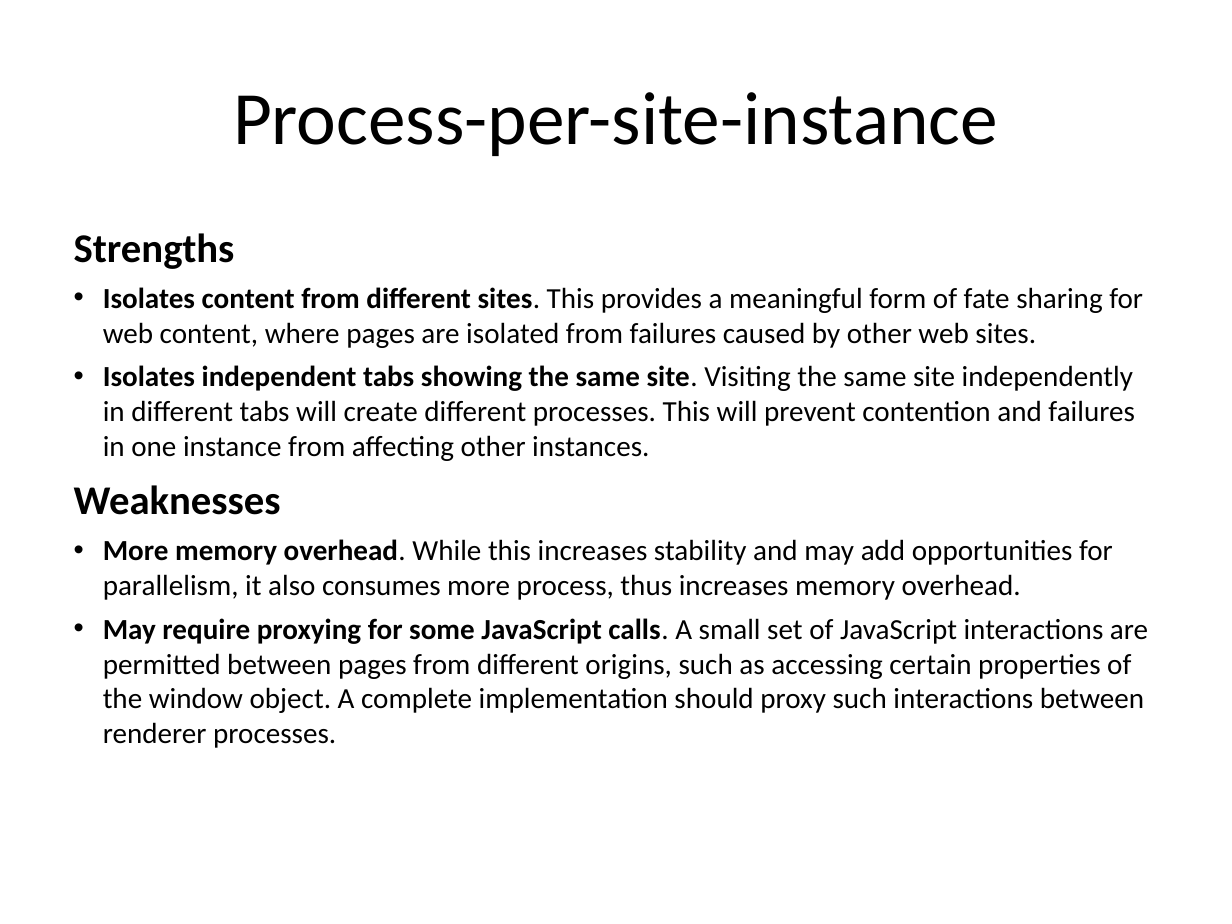
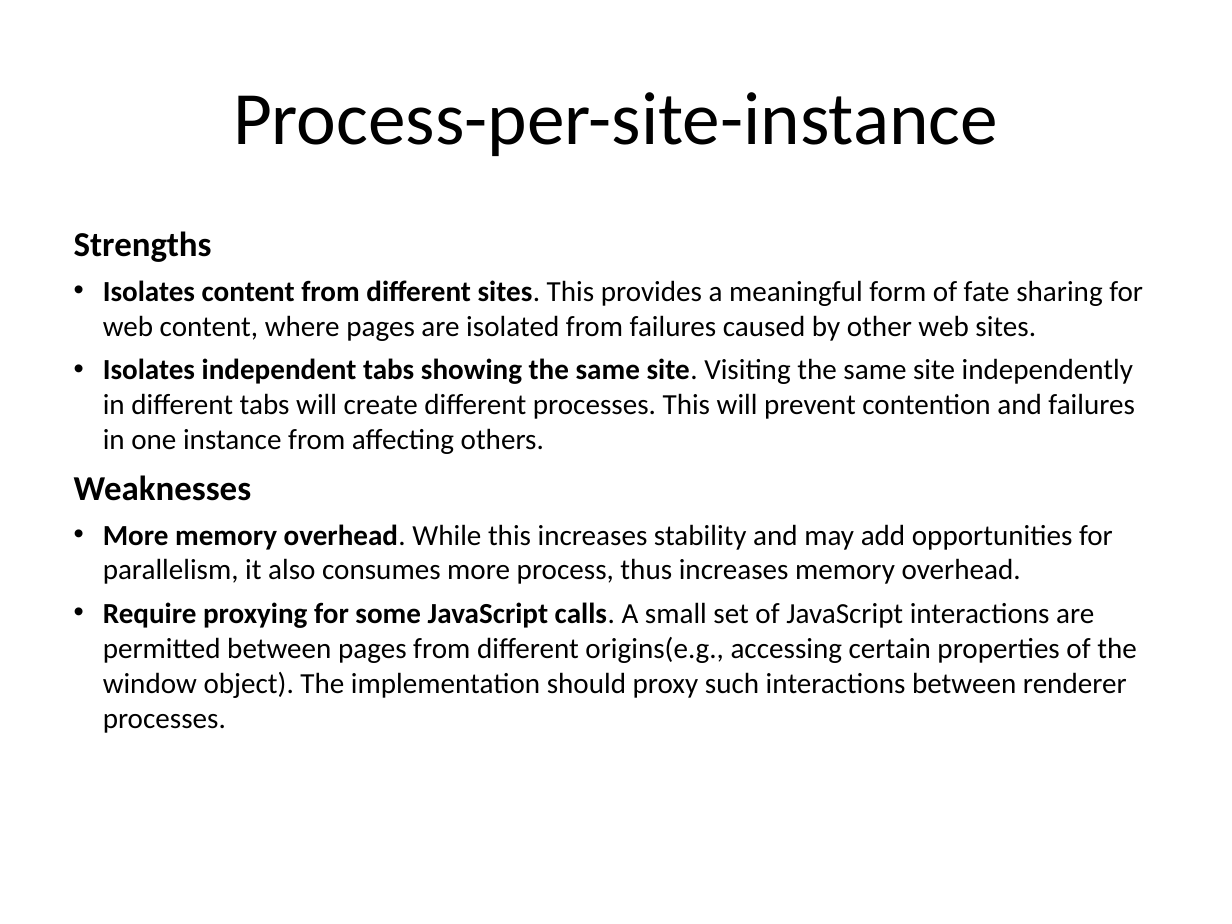
Before and after one commit to tezheng/chromium, a slide deck: slide 17 of docs/chromium.ppt (slide 4 before the commit). Drawn at 1232x924 pixels with LibreOffice and Linux fonts; fonts in the diff are those of the drawing. Boxes give left, top, right and bottom in pixels: in the first picture for what was removed or moved away, otherwise in the second. Text is boxed around its words. In the diff, an @@ line names an element or a change of style, - is before the commit and + after.

```diff
--- a/docs/chromium.ppt
+++ b/docs/chromium.ppt
@@ text at (x1=74, y1=231, x2=251, y2=501): size 23.8 to 20.4 pt in "Strengths", "Weaknesses"; less space between paragraphs @@
@@ text at (x1=103, y1=358, x2=1135, y2=454): text changed @@
-• Isolates independent tabs showing the same site. Visiting the same site independently in different tabs will create different processes. This will prevent contention and failures in one instance from affecting other instances.
+• Isolates independent tabs showing the same site. Visiting the same site independently in different tabs will create different processes. This will prevent contention and failures in one instance from affecting others.
@@ text at (x1=103, y1=602, x2=1137, y2=733): text changed @@
-• May require proxying for some JavaScript calls. A small set of JavaScript interactions are permitted between pages from different origins, such as accessing certain properties of the window object. A complete implementation should proxy such interactions between renderer processes.
+• Require proxying for some JavaScript calls. A small set of JavaScript interactions are permitted between pages from different origins(e.g., accessing certain properties of the window object). The implementation should proxy such interactions between renderer processes.
```
Also in this commit, not shown: 2 other slides changed, 22 slides added, 2 slides removed, 6 other files.
